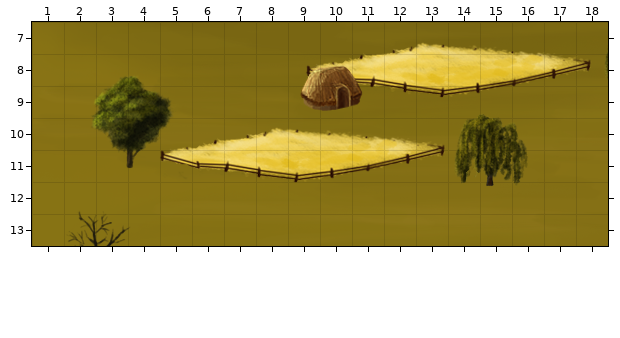
Tiled map, stored at data/level/6.tmx. This is how it looked before the edit.
Cells are 32x32 px. Shown: x 1..18, y 7..13.
After the commit:
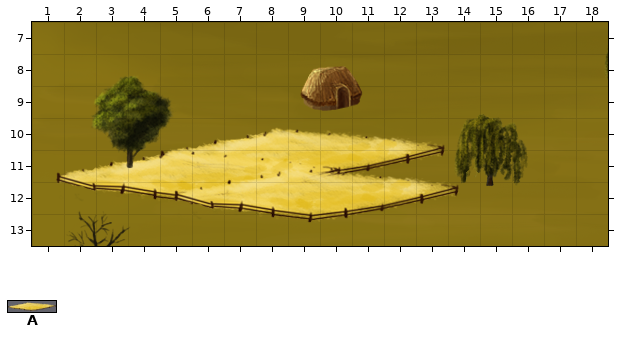
Key: from "field2": A 0.
Objects are placed by their top-left corner, in cells (3,4 is the top-left corner of cell 3,4); size is 1x1 cell unless given.
The edit:
Layer "background_scenery":
Object A at 9.5,7.4 size 9x2.1 becomes A at 1.7,10.8 size 9x2.1.
A new object: A at 5.4,11.3 size 9x2.1.
Where, in picture pixels (left, top, right, bottom), the same in both pictures:
old place: (306, 42, 591, 98)
changed: (56, 149, 459, 223)
